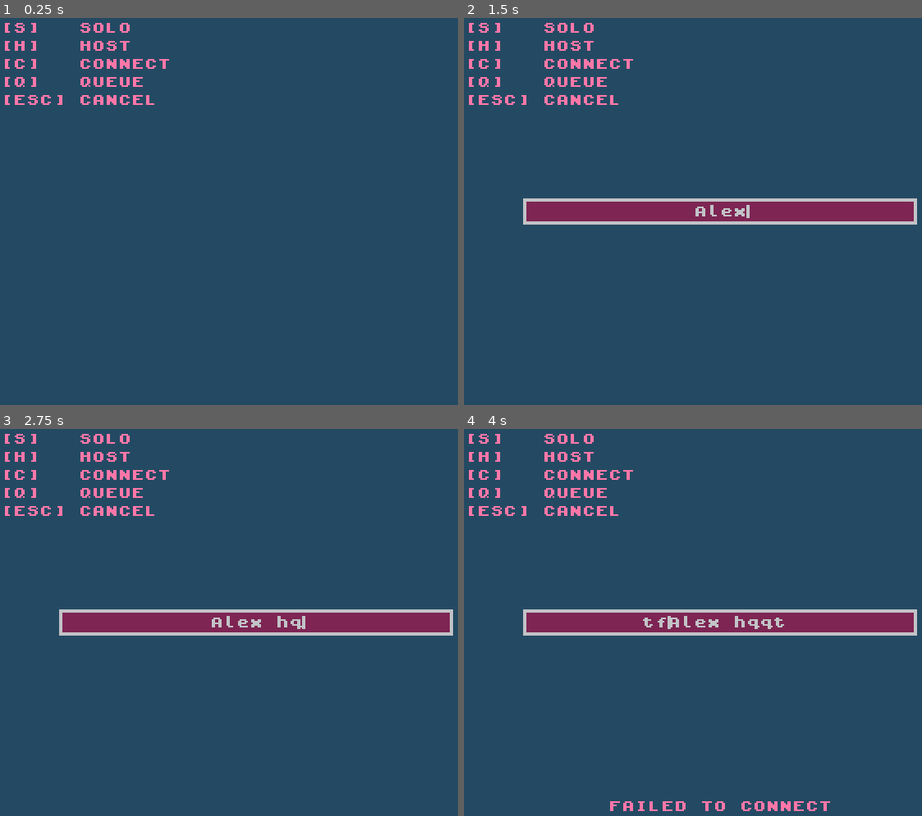
Above: before the commit, frames 1-4 (two rows, left to right).
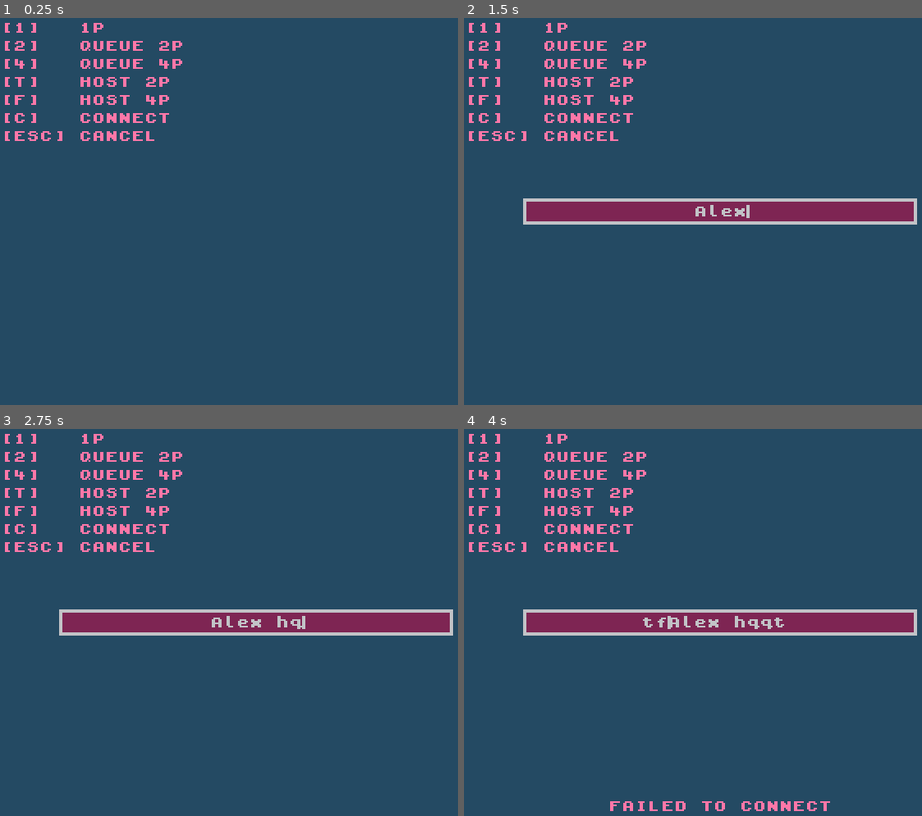
Above: after the commit, the same moments.

Repository: nikolawhallon/over-brewed
Game: Godot game, scene res://scenes/app.tscn
Two runs of this game, one before a commit and one after it. Both use one fixed random seed, a clock stepped at 60 frames per second and the inputs below.
Inputs (mouse positions are in pixels of both pictures, inside the frame that each line leads up to):
- Up to frame 1 (0.25 s): no input
- Up to frame 2 (1.5 s): tap Enter at 0.5 s; hold Right 0.53-1.25 s; tap C (connect) at 0.6 s; tap H (host, bound only before the commit) at 0.8 s; click (720, 211) at 1.27 s; type "Alex" at 1.35 s
- Up to frame 3 (2.75 s): tap Space at 2 s; hold Down from 2.03 s (still down); tap H (host, bound only before the commit) at 2.1 s; tap Q (queue, bound only before the commit) at 2.3 s
- Up to frame 4 (4 s): tap Enter at 2.75 s; release Down at 2.78 s; hold Right 2.78-3.53 s; tap Q (queue, bound only before the commit) at 2.85 s; tap T (host_2p, bound only after the commit) at 3.05, 3.6 s; tap Space at 3.5 s; hold Up from 3.53 s (still down); tap F (host_4p, bound only after the commit) at 3.8 s

The runs differ from the first frame. In frame 1, 1.7% of the frame differs, in the area x 1-40%, y 1-32%; in frame 2, 1.7%; in frame 3, 1.7%; in frame 4, 1.7%.

Commit message:
trying to add 4p

Diff:
--- a/project.godot
+++ b/project.godot
@@ -33,21 +33,12 @@
 solo={
 "deadzone": 0.2,
 "events": [Object(InputEventKey,"resource_local_to_scene":false,"resource_name":"","device":-1,"window_id":0,"alt_press …(192 unchanged characters)…
-]
-}
-host={
-"deadzone": 0.2,
-"events": [Object(InputEventKey,"resource_local_to_scene":false,"resource_name":"","device":-1,"window_id":0,"alt_pressed":false,"shift_pressed":false,"ctrl_pressed":false,"meta_pressed":false,"pressed":false,"keycode":0,"physical_keycode":72,"key_label":0,"unicode":104,"location":0,"echo":false,"script":null)
+, Object(InputEventKey,"resource_local_to_scene":false,"resource_name":"","device":-1,"window_id":0,"alt_pressed":false,"shift_pressed":false,"ctrl_pressed":false,"meta_pressed":false,"pressed":false,"keycode":0,"physical_keycode":49,"key_label":0,"unicode":49,"location":0,"echo":false,"script":null)
 ]
 }
 connect={
 "deadzone": 0.2,
 "events": [Object(InputEventKey,"resource_local_to_scene":false,"resource_name":"","device":-1,"window_id":0,"alt_press …(191 unchanged characters)…
-]
-}
-queue={
-"deadzone": 0.2,
-"events": [Object(InputEventKey,"resource_local_to_scene":false,"resource_name":"","device":-1,"window_id":0,"alt_pressed":false,"shift_pressed":false,"ctrl_pressed":false,"meta_pressed":false,"pressed":false,"keycode":0,"physical_keycode":81,"key_label":0,"unicode":113,"location":0,"echo":false,"script":null)
 ]
 }
 cancel={
@@ -58,6 +49,26 @@
 leave={
 "deadzone": 0.2,
 "events": [Object(InputEventKey,"resource_local_to_scene":false,"resource_name":"","device":-1,"window_id":0,"alt_press …(192 unchanged characters)…
+]
+}
+host_2p={
+"deadzone": 0.2,
+"events": [Object(InputEventKey,"resource_local_to_scene":false,"resource_name":"","device":-1,"window_id":0,"alt_pressed":false,"shift_pressed":false,"ctrl_pressed":false,"meta_pressed":false,"pressed":false,"keycode":0,"physical_keycode":84,"key_label":0,"unicode":116,"location":0,"echo":false,"script":null)
+]
+}
+host_4p={
+"deadzone": 0.2,
+"events": [Object(InputEventKey,"resource_local_to_scene":false,"resource_name":"","device":-1,"window_id":0,"alt_pressed":false,"shift_pressed":false,"ctrl_pressed":false,"meta_pressed":false,"pressed":false,"keycode":0,"physical_keycode":70,"key_label":0,"unicode":102,"location":0,"echo":false,"script":null)
+]
+}
+queue_2p={
+"deadzone": 0.2,
+"events": [Object(InputEventKey,"resource_local_to_scene":false,"resource_name":"","device":-1,"window_id":0,"alt_pressed":false,"shift_pressed":false,"ctrl_pressed":false,"meta_pressed":false,"pressed":false,"keycode":0,"physical_keycode":50,"key_label":0,"unicode":50,"location":0,"echo":false,"script":null)
+]
+}
+queue_4p={
+"deadzone": 0.2,
+"events": [Object(InputEventKey,"resource_local_to_scene":false,"resource_name":"","device":-1,"window_id":0,"alt_pressed":false,"shift_pressed":false,"ctrl_pressed":false,"meta_pressed":false,"pressed":false,"keycode":0,"physical_keycode":52,"key_label":0,"unicode":52,"location":0,"echo":false,"script":null)
 ]
 }
 
--- a/scenes/app.gd
+++ b/scenes/app.gd
@@ -5,7 +5,8 @@
 
 var rng = RandomNumberGenerator.new()
 
-var waiting_peer_ids = []
+var waiting_2p_peer_ids = []
+var waiting_4p_peer_ids = []
 var matches = {}
 
 enum State {
@@ -68,9 +69,9 @@
 			state = State.WAITING
 
 	if OS.get_name() == "Web":
-		$LobbyUI/HotKeyMarginContainer/Label.text = "[S]   SOLO\n[Q]   QUEUE\n[ESC] CANCEL"
-	else:
-		$LobbyUI/HotKeyMarginContainer/Label.text = "[S]   SOLO\n[H]   HOST\n[C]   CONNECT\n[Q]   QUEUE\n[ESC] CANCEL"
+		$LobbyUI/HotKeyMarginContainer/Label.text = "[1]   1P\n[2]   QUEUE 2P\n[4]   QUEUE 4P\n[ESC] CANCEL"
+	else:
+		$LobbyUI/HotKeyMarginContainer/Label.text = "[1]   1P\n[2]   QUEUE 2P\n[4]   QUEUE 4P\n[T]   HOST 2P\n[F]   HOST 4P\n[C]   CONNECT\n[ESC] CANCEL"
 
 func _process(_delta: float) -> void:
 	if DisplayServer.get_name() == "headless":
@@ -83,11 +84,19 @@
 		if quick_text_input != null:
 			quick_text_input.queue_free()
 
-	if state == State.DEFAULT and Input.is_action_just_pressed("host"):
+	if state == State.DEFAULT and Input.is_action_just_pressed("host_2p"):
 		state = State.HOST_PRESSED
 		quick_text_input = load("res://scenes/quick_text_input.tscn").instantiate()
 		quick_text_input.set_placeholder("PORT")
-		quick_text_input.text_submitted.connect(_on_host_text_submitted)
+		quick_text_input.text_submitted.connect(_on_host_2p_text_submitted)
+		$LobbyUI.add_child(quick_text_input, true)
+		quick_text_input.grab_focus()
+
+	if state == State.DEFAULT and Input.is_action_just_pressed("host_4p"):
+		state = State.HOST_PRESSED
+		quick_text_input = load("res://scenes/quick_text_input.tscn").instantiate()
+		quick_text_input.set_placeholder("PORT")
+		quick_text_input.text_submitted.connect(_on_host_4p_text_submitted)
 		$LobbyUI.add_child(quick_text_input, true)
 		quick_text_input.grab_focus()
 
@@ -99,8 +108,8 @@
 		$LobbyUI.add_child(quick_text_input, true)
 		quick_text_input.grab_focus()
 
-	if state == State.DEFAULT and Input.is_action_just_pressed("queue"):
-		if queue_game():
+	if state == State.DEFAULT and Input.is_action_just_pressed("queue_2p"):
+		if queue_game("2p"):
 			state = State.WAITING
 			$LobbyUI/InfoMarginContainer/Label.text = "WAITING FOR OPPONENT"
 		else:
@@ -108,6 +117,15 @@
 			reset_multiplayer_peer()
 			state = State.DEFAULT
 
+	if state == State.DEFAULT and Input.is_action_just_pressed("queue_4p"):
+		if queue_game("4p"):
+			state = State.WAITING
+			$LobbyUI/InfoMarginContainer/Label.text = "WAITING FOR OPPONENT"
+		else:
+			$LobbyUI/InfoMarginContainer/Label.text = "FAILED TO QUEUE"
+			reset_multiplayer_peer()
+			state = State.DEFAULT
+
 	if state == State.DEFAULT and Input.is_action_just_pressed("solo"):
 		state = State.PLAYING
 
@@ -129,26 +147,34 @@
 func _on_peer_connected(peer_id: int) -> void:
 	print("Peer connected: ", peer_id)
 
-	if not multiplayer.is_server():
-		return
-
-	if waiting_peer_ids.has(peer_id):
-		return
-
-	waiting_peer_ids.append(peer_id)
-	try_match_making()
-
 func _on_peer_disconnected(peer_id: int) -> void:
 	print("Peer disconnected with peer id: ", peer_id)
 
 	if not multiplayer.is_server():
 		return
 
-	waiting_peer_ids.erase(peer_id)
+	waiting_2p_peer_ids.erase(peer_id)
+	waiting_4p_peer_ids.erase(peer_id)
 
 	var arena = get_arena_for_peer(peer_id)
 	if arena:
 		leave_match_for_peer(arena.match_id)
+
+@rpc("any_peer", "reliable")
+func request_join_queue(mode: String):
+	if not multiplayer.is_server():
+		return
+
+	var peer_id = multiplayer.get_remote_sender_id()
+
+	if mode == "2p":
+		if not waiting_2p_peer_ids.has(peer_id):
+			waiting_2p_peer_ids.append(peer_id)
+	elif mode == "4p":
+		if not waiting_4p_peer_ids.has(peer_id):
+			waiting_4p_peer_ids.append(peer_id)
+
+	try_match_making()
 
 func _on_connected_to_server() -> void:
 	print("Connected to server")
@@ -174,8 +200,17 @@
 	reset_multiplayer_peer()
 	state = State.DEFAULT
 
-func _on_host_text_submitted(text):
-	if host_game(int(text)):
+func _on_host_2p_text_submitted(text):
+	if host_game(int(text), "2p"):
+		if quick_text_input != null:
+			quick_text_input.queue_free()
+		state = State.WAITING
+		$LobbyUI/InfoMarginContainer/Label.text = "WAITING FOR OPPONENT"
+	else:
+		$LobbyUI/InfoMarginContainer/Label.text = "FAILED TO HOST"
+
+func _on_host_4p_text_submitted(text):
+	if host_game(int(text), "4p"):
 		if quick_text_input != null:
 			quick_text_input.queue_free()
 		state = State.WAITING
@@ -196,7 +231,7 @@
 	else:
 		$LobbyUI/InfoMarginContainer/Label.text = "FAILED TO CONNECT"
 
-func host_game(port):
+func host_game(port, mode: String = ""):
 	var peer = null
 	var result = null
 
@@ -209,13 +244,21 @@
 
 	if result != OK:
 		print("Failed to host: ", result)
+		reset_multiplayer_peer()
 		return false
 
 	multiplayer.multiplayer_peer = peer
 	print("Hosting on port: ", port)
 
-	if DisplayServer.get_name() != "headless" and not waiting_peer_ids.has(1):
-		waiting_peer_ids.append(1)
+	if DisplayServer.get_name() != "headless":
+		if mode == "2p":
+			waiting_2p_peer_ids.append(1)
+		elif mode == "4p":
+			waiting_4p_peer_ids.append(1)
+		else:
+			reset_multiplayer_peer()
+			return false
+		try_match_making()
 
 	return true
 
@@ -231,7 +274,10 @@
 
 	return true
 
-func queue_game():
+func queue_game(mode: String):
+	if mode != "2p" and mode != "4p":
+		return false
+
 	var peer = WebSocketMultiplayerPeer.new()
 
 	var server_url = "wss://overbrewed.vacuumbrewstudios.com"
@@ -246,15 +292,53 @@
 	multiplayer.multiplayer_peer = peer
 	print("Connected to: ", server_url)
 
+	# After connecting, join the appropriate queue
+	request_join_queue.rpc_id(1, mode)
+
 	return true
 
 func try_match_making():
 	assert(multiplayer.is_server())
-	while waiting_peer_ids.size() >= MAX_TEAMS:
+
+	# Try 2P matches
+	while waiting_2p_peer_ids.size() >= 2:
 		var peers = []
-		for i in MAX_TEAMS:
+		for i in 2:
 			peers.append({
-				"peer_id": waiting_peer_ids.pop_front(),
+				"peer_id": waiting_2p_peer_ids.pop_front(),
+				"ready": false,
+			})
+
+		var match_id = rng.randi()
+		# ensure no match_id collisions
+		while matches.has(match_id):
+			match_id = rng.randi()
+		var random_seed = rng.randi()
+
+		matches[match_id] = {
+			"state": "pending",
+			"peers": peers,
+			"seed": random_seed,
+		}
+
+		var peer_ids = []
+		for peer in peers:
+			if not peer_ids.has(peer["peer_id"]):
+				peer_ids.append(peer["peer_id"])
+
+		for id in peer_ids:
+			if id == 1:
+				continue
+			announce_boot_arena.rpc_id(id, match_id)
+
+		announce_boot_arena(match_id)
+
+	# Try 4P matches
+	while waiting_4p_peer_ids.size() >= 4:
+		var peers = []
+		for i in 4:
+			peers.append({
+				"peer_id": waiting_4p_peer_ids.pop_front(),
 				"ready": false,
 			})
 
